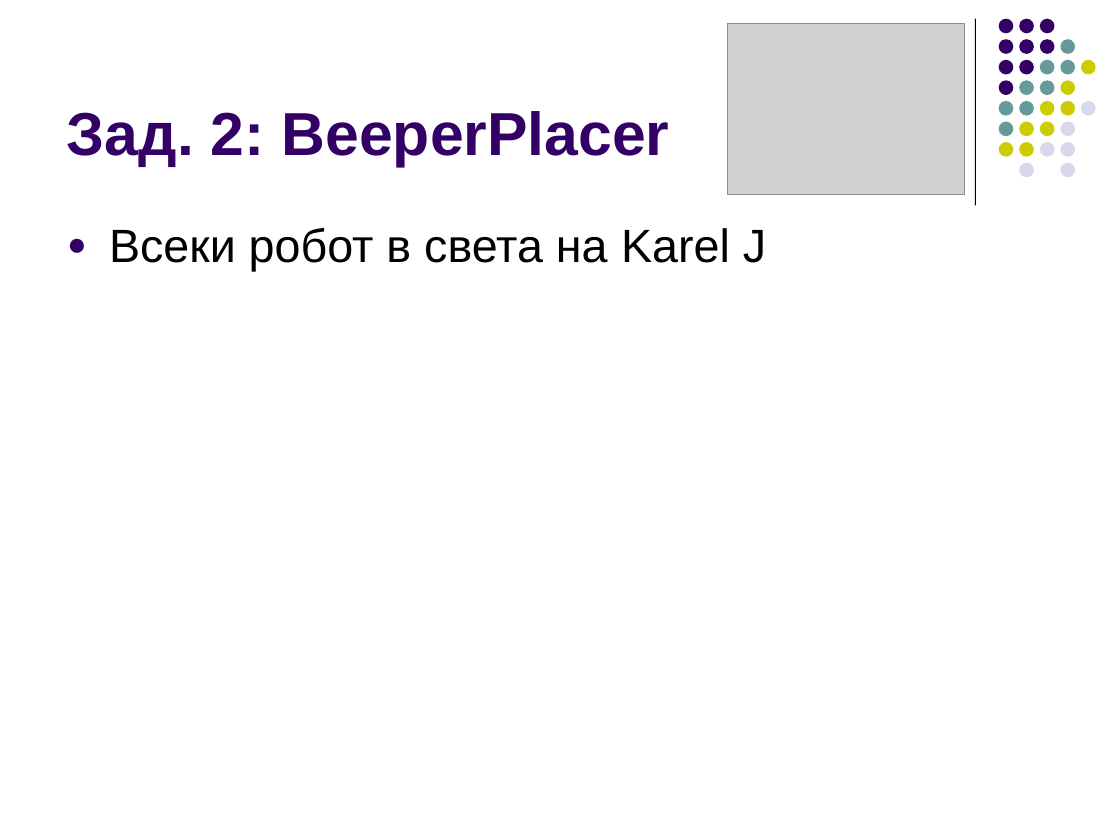
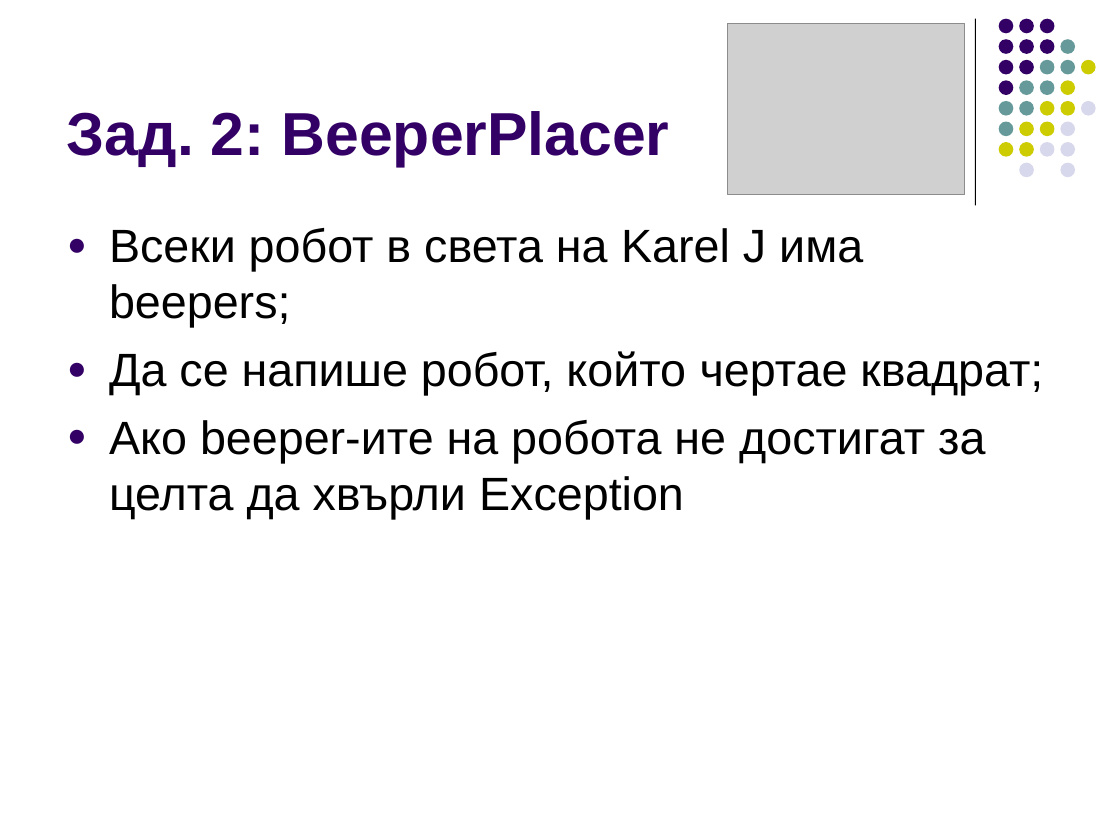
Before and after one commit to ivorusev/startup-factory-java-course, a slide deck: slide 14 of 3-Exceptions.ppt. Drawn at 1120x840 pixels with LibreOffice and Linux fonts; fonts in the diff are those of the drawing; grey boxes stand for pictures. Boxes give left, top, right and bottom in pixels: in the first picture for what was removed or moved away, otherwise in the second. Text is boxed around its words. In the diff, an @@ line names an element or a change of style, - is before the commit and + after.

Commit message:
2nd task
2nd task

```diff
--- a/3-Exceptions.ppt
+++ b/3-Exceptions.ppt
@@ text at [109,228,1043,519]: text changed @@
-● Всеки робот в света на Karel J
+● Всеки робот в света на Karel J има beepers;
+● Да се напише робот, който чертае квадрат;
+● Ако beeper-ите на робота не достигат за целта да хвърли Exception
```
